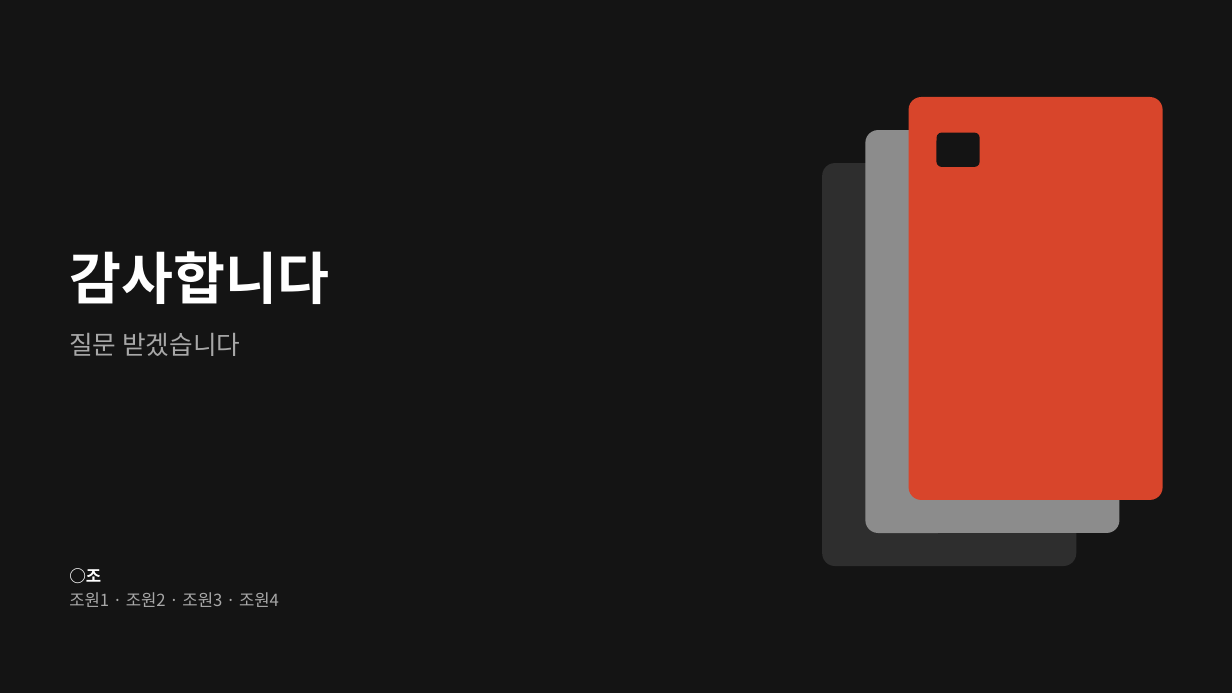
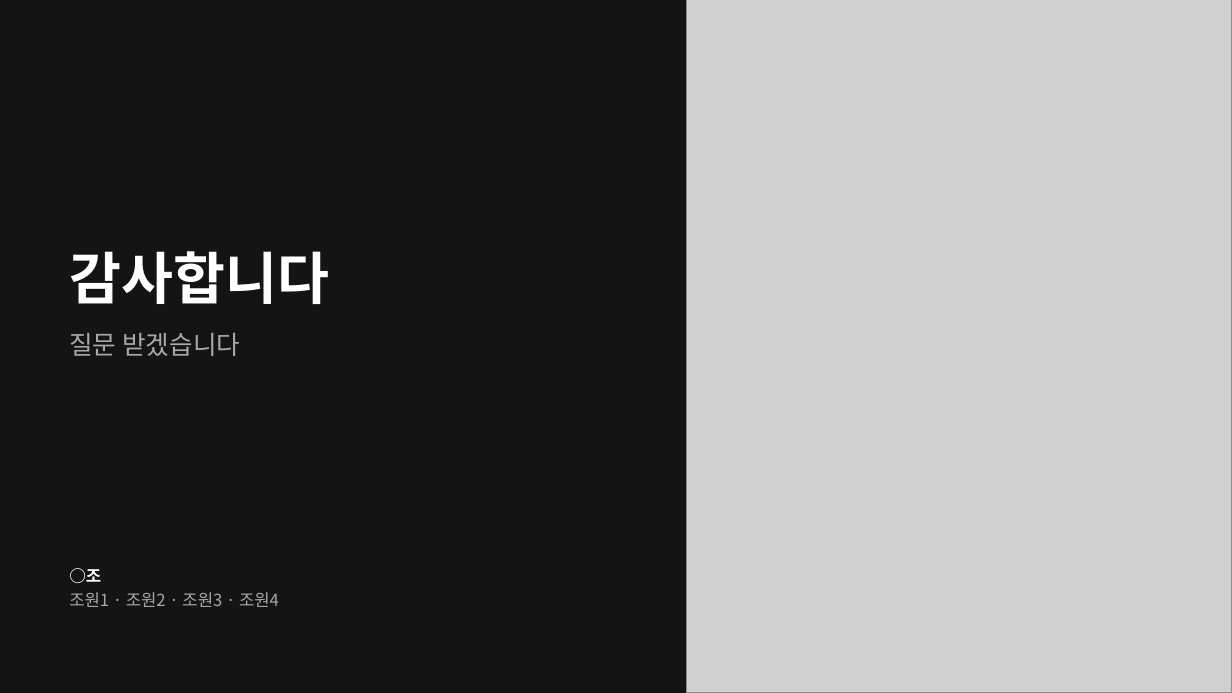
Before and after one commit to NATHAN18-ABLE/for-nathan, a slide deck: slide 18 of leadership-ppt/leadership-final.pptx. Drawn at 1232x693 pixels with LibreOffice and Linux fonts; fonts in the diff are those of the drawing; grey boxes stand for pictures. Boxes give left, top, right and bottom in pixels: in the first picture for what was removed or moved away, otherwise in the second. Text is boxed around its words. In the diff, an @@ line names an element or a change of style, - is before the commit and + after.

```diff
--- a/leadership-ppt/leadership-final.pptx
+++ b/leadership-ppt/leadership-final.pptx
@@ picture added at box(687, 0, 1232, 693) @@
@@ rounded rectangle removed at box(909, 97, 1163, 500) @@
@@ rounded rectangle removed at box(866, 130, 1120, 533) @@
@@ rounded rectangle removed at box(937, 133, 981, 167) @@
@@ rounded rectangle removed at box(823, 163, 1077, 566) @@
@@ rounded rectangle removed at box(894, 165, 937, 200) @@
@@ rounded rectangle removed at box(850, 199, 894, 233) @@
```
Also in this commit, not shown: 7 other slides changed, 10 other files.
